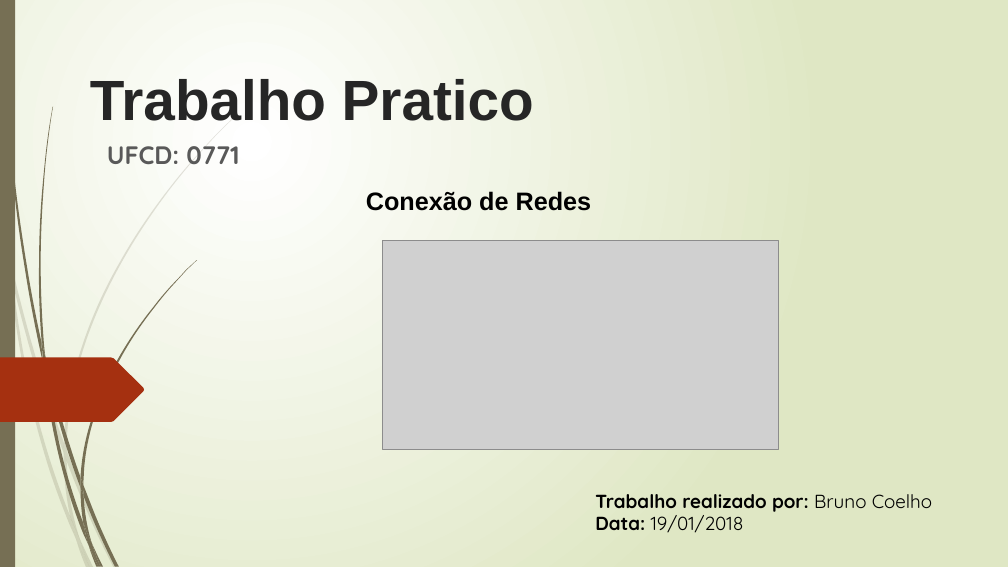
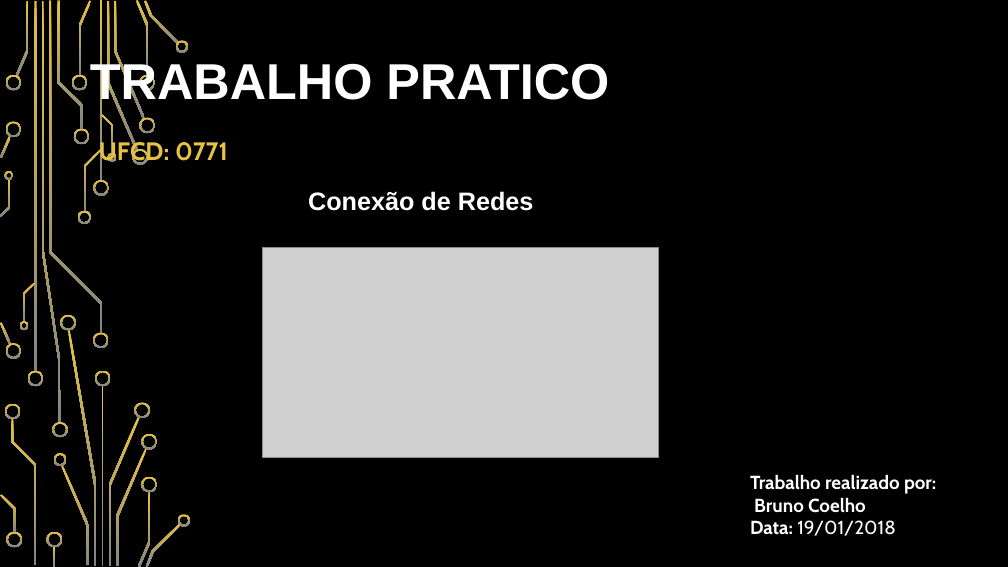
Before and after one commit to BrunoRicardo2/BrunoRicardo2, a slide deck: slide 1 of Trabalho Pratico.pptx. Drawn at 1008x567 pixels with LibreOffice and Linux fonts; fonts in the diff are those of the drawing; grey boxes stand for pictures; background and template pictures are left out. Boxes give left, top, right and bottom in pixels: in the first picture for what was removed or moved away, otherwise in the second. Text is boxed around its words. In the diff, an @@ line names an element or a change of style, - is before the commit and + after.

```diff
--- a/Trabalho Pratico.pptx
+++ b/Trabalho Pratico.pptx
@@ background gradient #FFFFFF to #DFE8C4 to picture (left out) @@
@@ rectangle removed at box(0, 0, 15, 567) @@
@@ freeform shape: place and size @@
-freeform shape at box(39, 107, 53, 357)
+freeform shape at box(42, 1, 61, 423)
@@ freeform shape: place and size @@
-freeform shape at box(2, 0, 43, 364)
+freeform shape at box(49, 1, 102, 333)
@@ title at box(90, 59, 609, 109): text changed; size 54 to 48 pt; text colour #262626 to #FFFFFF @@
-Trabalho Pratico
+TRABALHO PRATICO
@@ subtitle "UFCD: 0771": place and size @@
-subtitle "UFCD: 0771" at box(107, 146, 239, 164)
+subtitle "UFCD: 0771" at box(99, 139, 228, 166)
@@ subtitle "UFCD: 0771" at box(99, 139, 228, 166): font Quicksand to Cabin, text colour #595959 to #E5C243; line spacing 1 to 1.2 @@
@@ freeform shape: place and size @@
-freeform shape at box(0, 213, 8, 265)
+freeform shape at box(1, 179, 10, 216)
@@ text "Conexão de Redes": place and size @@
-text "Conexão de Redes" at box(366, 191, 592, 211)
+text "Conexão de Redes" at box(308, 191, 534, 211)
@@ text "Conexão de Redes" at box(308, 191, 534, 211): text colour #000000 to #FFFFFF @@
@@ picture: place and size @@
-picture at box(383, 240, 778, 450)
+picture at box(263, 248, 659, 457)
@@ fill #766F54 to gradient #E5C243 to #848484 in 7 elements at box(68, 330, 97, 566), box(138, 492, 150, 567), box(49, 1, 102, 333), box(146, 523, 181, 567), box(42, 1, 61, 423), box(0, 495, 16, 533), box(23, 283, 36, 322) @@
@@ freeform shape: place and size @@
-freeform shape at box(42, 340, 48, 382)
+freeform shape at box(23, 283, 36, 322)
@@ freeform shape removed at box(0, 358, 144, 422) @@
@@ freeform shape: place and size @@
-freeform shape at box(43, 361, 88, 546)
+freeform shape at box(68, 330, 97, 566)
@@ group added at box(0, 0, 191, 567): 38 freeform shapes, 4 rectangles @@
@@ freeform shape: place and size @@
-freeform shape at box(67, 451, 117, 567)
+freeform shape at box(116, 448, 147, 566)
@@ fill #766F54 at 20% opacity to gradient #E5C243 to #848484 in 5 elements at box(116, 448, 147, 566), box(61, 465, 89, 566), box(46, 532, 62, 547), box(1, 179, 10, 216), box(54, 453, 67, 466) @@
@@ freeform shape: place and size @@
-freeform shape at box(64, 443, 67, 461)
+freeform shape at box(54, 453, 67, 466)
@@ freeform shape: place and size @@
-freeform shape at box(64, 453, 79, 538)
+freeform shape at box(61, 465, 89, 566)
@@ group removed at box(45, 260, 197, 567): 5 freeform shapes @@
@@ text "Trabalho realizado por:": place and size @@
-text "Trabalho realizado por:" at box(595, 494, 932, 533)
+text "Trabalho realizado por:" at box(750, 474, 936, 536)
@@ text at box(750, 474, 936, 513): text changed; font Quicksand to Cabin; text colour #000000 to #FFFFFF @@
-Trabalho realizado por: Bruno Coelho
+Trabalho realizado por:
+Bruno Coelho
@@ freeform shape: place and size @@
-freeform shape at box(80, 488, 91, 544)
+freeform shape at box(0, 495, 16, 533)
@@ freeform shape: place and size @@
-freeform shape at box(83, 485, 119, 566)
+freeform shape at box(138, 492, 150, 567)
@@ freeform shape: place and size @@
-freeform shape at box(76, 540, 90, 567)
+freeform shape at box(46, 532, 62, 547)
@@ group removed at box(8, 116, 236, 567): 5 freeform shapes @@
@@ freeform shape: place and size @@
-freeform shape at box(83, 523, 101, 566)
+freeform shape at box(146, 523, 181, 567)
@@ text at box(750, 520, 896, 536): font Quicksand to Cabin, text colour #000000 to #FFFFFF in "Data: 19/01/2018" @@
```
Also in this commit, not shown: 1 other slide changed, 6 slides added, 3 slides removed, 1 other file.
